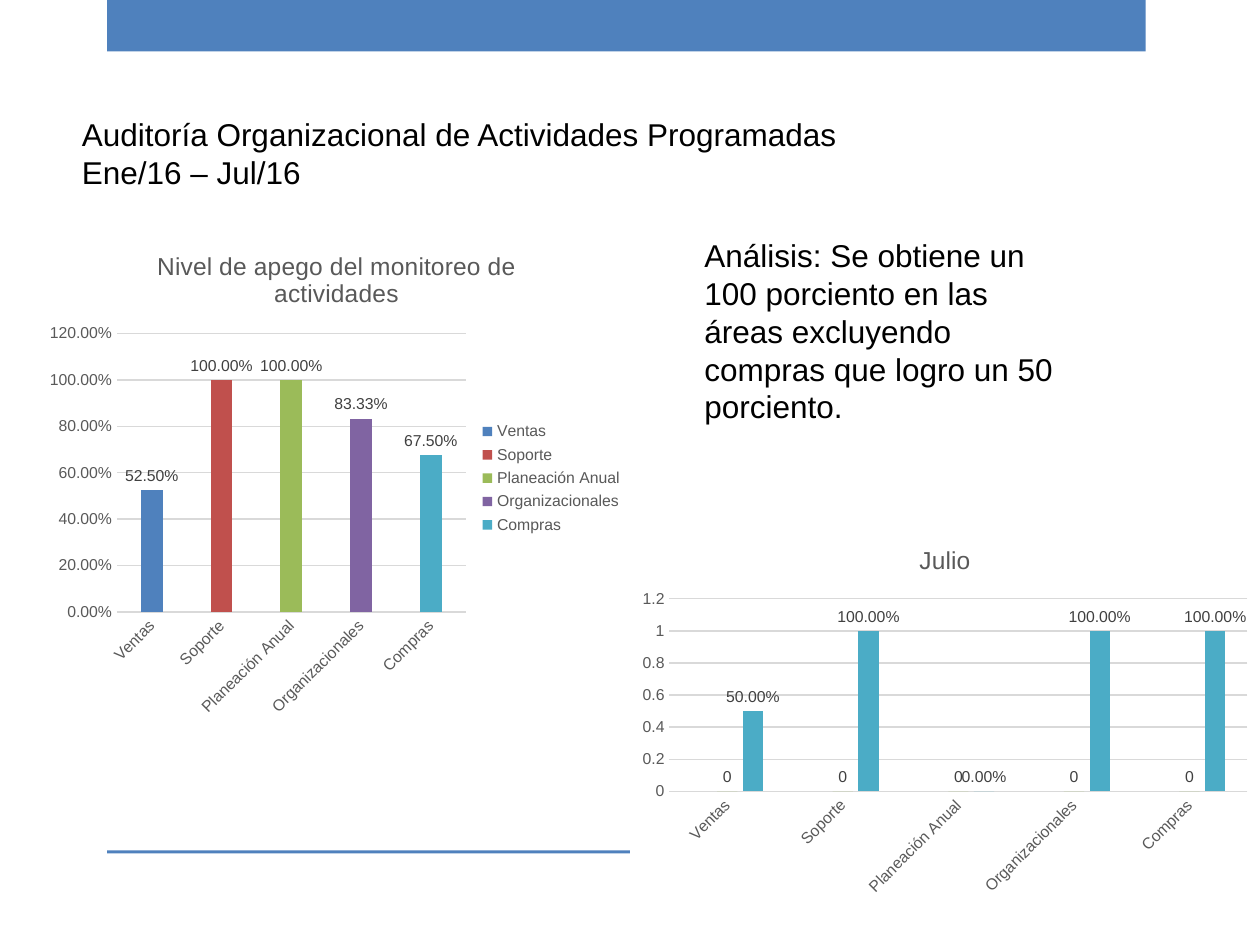
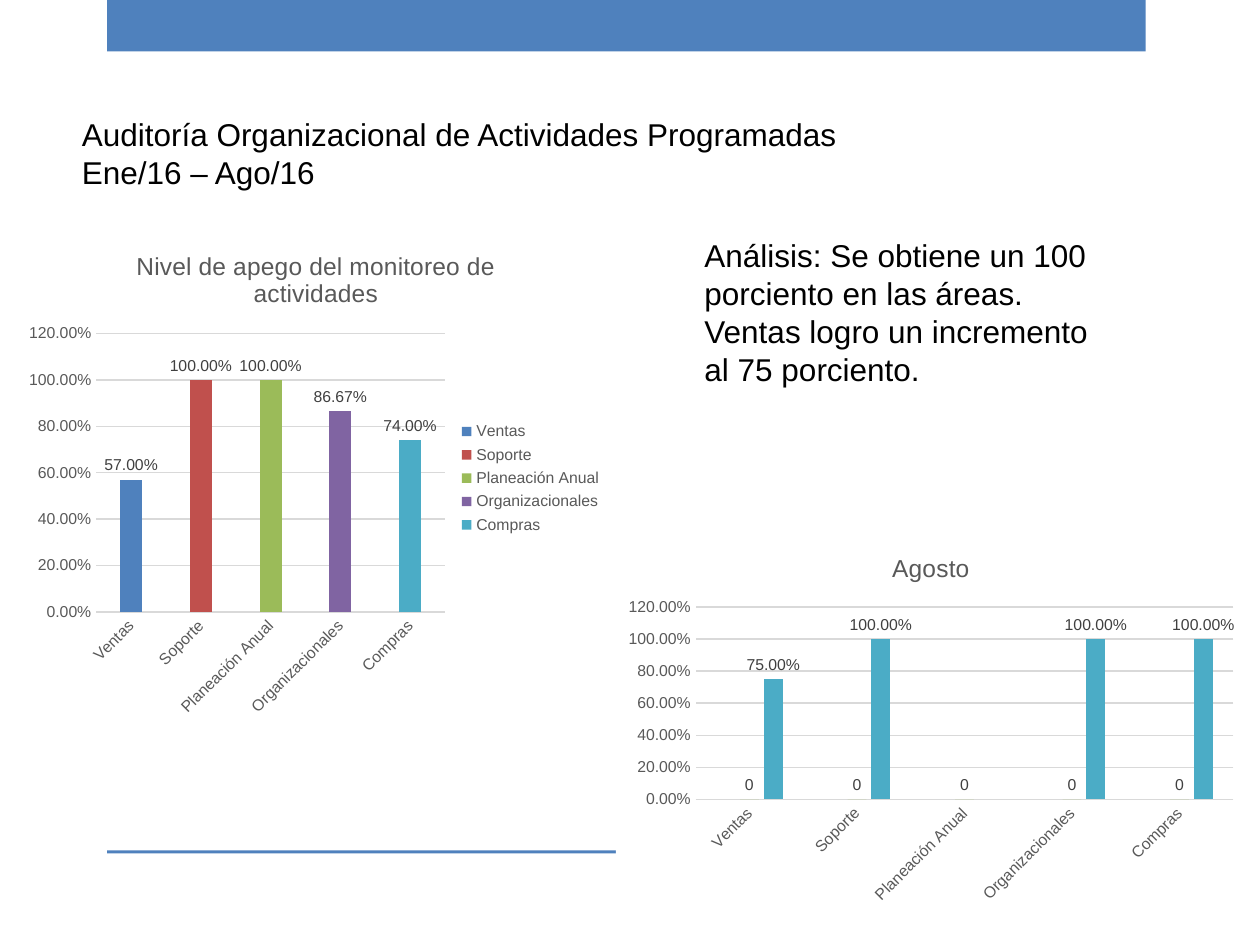
Before and after one commit to ricardo-novelasos/SOSQTP, a slide deck: slide 22 of Proyectos/2016/Métricas y monitoreo/Reporte_monitoreo_2016.pptx. Drawn at 1260x945 pixels with LibreOffice and Linux fonts; fonts in the diff are those of the drawing; background and template pictures are left out. Boxes give left, top, right and bottom in pixels: in the first picture for what was removed or moved away, otherwise in the second. Text is boxed around its words. In the diff, an @@ line names an element or a change of style, - is before the commit and + after.

Commit message:
Monitoreo Agosto, 2016

```diff
--- a/Proyectos/2016/Métricas y monitoreo/Reporte_monitoreo_2016.pptx
+++ b/Proyectos/2016/Métricas y monitoreo/Reporte_monitoreo_2016.pptx
@@ text at (x1=82, y1=161, x2=315, y2=190): text changed @@
-Ene/16 – Jul/16
+Ene/16 – Ago/16
@@ column chart at (x1=18, y1=229, x2=615, y2=726) @@
@@ Series 1, Ventas: 0.525 to 0.57 @@
@@ Series 1, Organizacionales: 0.8333 to 0.8667 @@
@@ Series 1, Compras: 0.675 to 0.74 @@
@@ column chart moved from (x1=38, y1=229, x2=635, y2=726) to (x1=18, y1=229, x2=615, y2=726) @@
@@ text at (x1=704, y1=243, x2=1088, y2=387): text changed @@
-Análisis: Se obtiene un 100 porciento en las áreas excluyendo compras que logro un 50 porciento.
+Análisis: Se obtiene un 100 porciento en las áreas. Ventas logro un incremento al 75 porciento.
@@ column chart at (x1=616, y1=534, x2=1246, y2=912) @@
@@ title "Julio " to "Agosto " @@
@@ Series 3, Ventas: 0.5 to 0.75 @@
@@ Series 3, Planeación Anual: 0 to - @@
@@ value axis changed @@
@@ column chart moved from (x1=630, y1=525, x2=1260, y2=903) to (x1=616, y1=534, x2=1246, y2=912) @@
```
Also in this commit, not shown: 20 other slides changed, 1 other file.
